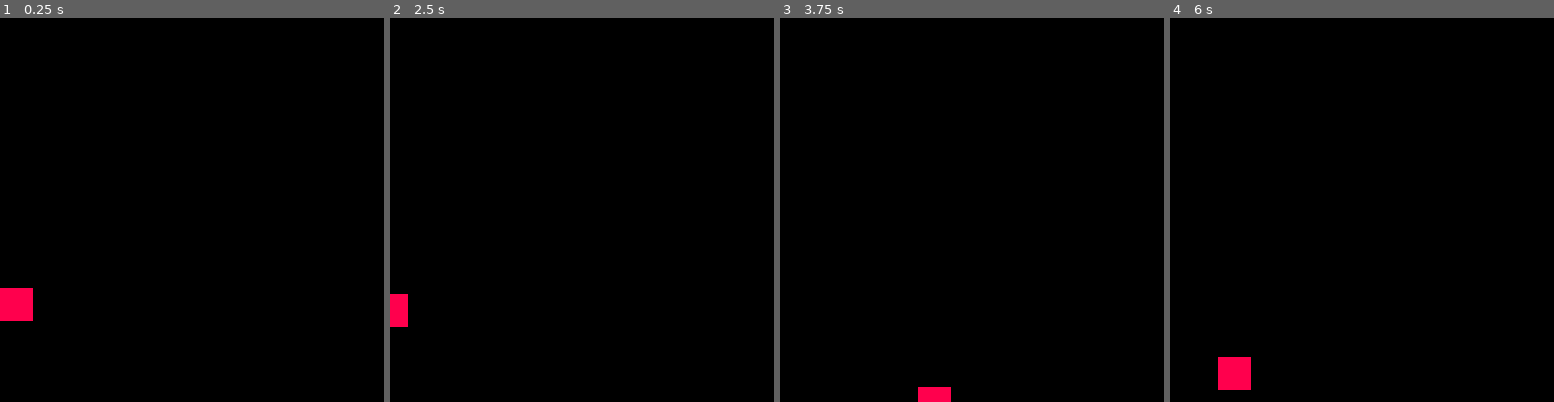
Above: before the commit, frames 1-4 (left to right).
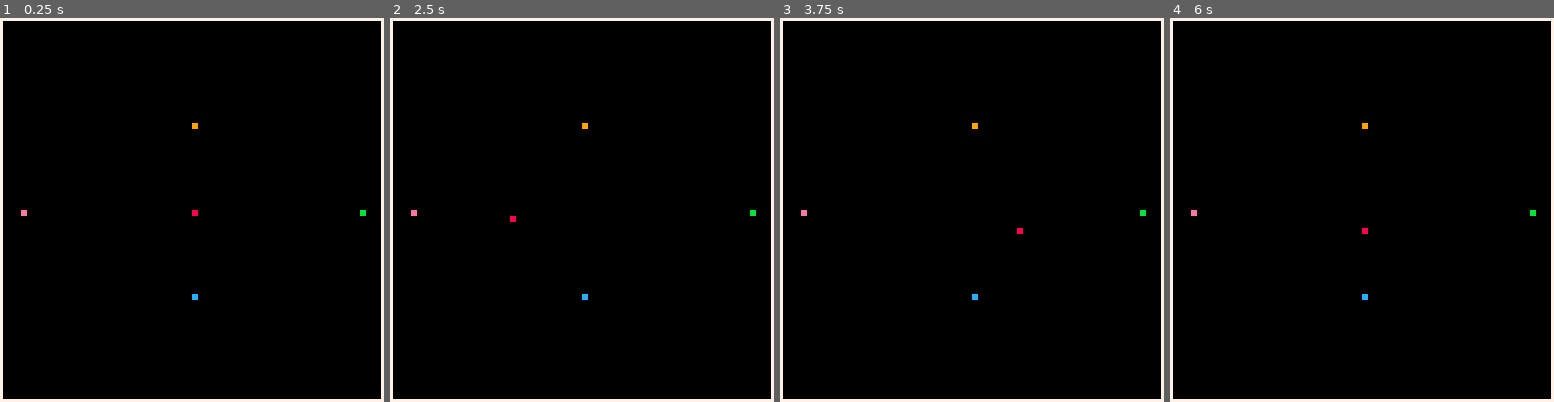
Above: after the commit, the same moments.

Repository: scottnm/collards.p8
Game: PICO-8 cartridge testisoxform/testisoxform.p8
Two runs of this game, one before a commit and one after it. Both use one fixed random seed, a clock stepped at 60 frames per second and the inputs below.
Inputs:
- Up to frame 1 (0.25 s): no input
- Up to frame 2 (2.5 s): tap O (Z key) at 0.33, 0.7, 1.43, 2.22 s; tap X (X key) at 1.07, 2.07, 2.4 s; hold Left 1.97-2.37 s; hold Down from 2.42 s (still down)
- Up to frame 3 (3.75 s): tap X (X key) every 0.33 s from 2.73 to 3.73 s; release Down at 2.82 s; hold Right 2.87-3.53 s; tap O (Z key) at 3.1 s; hold Up from 3.58 s (still down)
- Up to frame 4 (6 s): tap O (Z key) at 3.98, 4.87, 5.75 s; tap X (X key) every 0.33 s from 4.07 to 5.73 s; release Up at 4.08 s; hold Right 4.13-4.53 s; hold Down 4.58-5.08 s; hold Left 5.13-5.8 s; hold Up from 5.85 s (still down)

The runs differ from the first frame. In frame 1, 3.9% of the frame differs, in the area x 0-100%, y 0-100%; in frame 2, 3.6%; in frame 3, 3.5%; in frame 4, 4.0%.

Commit message:
I think I've done enough of the iso tests

Diff:
--- a/testisoxform/testisoxform.lua
+++ b/testisoxform/testisoxform.lua
@@ -1,20 +1,61 @@
+--
+--
+--
+--
+--
+--
 -- test cart for trying out iso xform
 SQRT_HALF = 0.70710678118 -- sqrt(0.5); hardcode to avoid doing an expensive squareroot every frame
+
+-- function draw_world_space_test(ofs)
+--     p1 =
+-- end
+function print_world_space_test()
+    local size = 11.3135
+    p1 = vec(0, 0)
+    p2 = vec(size, 0)
+    p3 = vec(size, size)
+    p4 = vec(0, size)
+
+    local width = world_to_iso(p2).x - world_to_iso(p4).x
+    local height = world_to_iso(p3).y - world_to_iso(p1).y
+
+    print("WIDTH: "..width)
+    print("HEIGHT: "..height)
+end
 
 function world_to_iso(wp)
     -- SRT / TRS
     local ip = vec_copy(wp)
-
-    -- translate to center
-    ip.x += 64
-    ip.y += 64
 
     -- rotate
     ip = vec(SQRT_HALF * (ip.x - ip.y), SQRT_HALF * (ip.x + ip.y))
 
     -- scale
     ip.x *= 2
+
+    -- translate to center
+    ip.x += 64
+    ip.y += 64
+
     return ip
+end
+
+function iso_to_world(ip)
+    -- SRT / TRS
+    local wp = vec_copy(ip)
+
+    -- translate from center
+    wp.x -= 64
+    wp.y -= 64
+
+    -- scale
+    wp.x /= 2
+
+    -- rotate
+    wp = vec(SQRT_HALF * (wp.x - wp.y), SQRT_HALF * (wp.x + wp.y))
+
+    return wp
 end
 
 function _init()
@@ -23,11 +64,30 @@
     }
 end
 
+function draw_point(p, c)
+    c = c or Colors.White
+    rectfill(p.x, p.y, p.x+1, p.y+1, c)
+end
+
 function _draw()
     cls(Colors.Black)
-    local draw_pos = world_to_iso(g_player.pos)
-    -- local draw_pos = vec(64,64)
-    rectfill(draw_pos.x, draw_pos.y, draw_pos.x+10, draw_pos.y+10, Colors.Red)
+    top_p =    world_to_iso(vec_scale(vec(-1, -1), 20))
+    right_p =  world_to_iso(vec_scale(vec( 1, -1), 20))
+    bottom_p = world_to_iso(vec_scale(vec( 1,  1), 20))
+    left_p =   world_to_iso(vec_scale(vec(-1,  1), 20))
+
+    line(0,0,127,0,Colors.White)
+    line(0,127,127,127,Colors.White)
+    line(0,0,0,127,Colors.White)
+    line(127,0,127,127,Colors.White)
+
+    draw_point(top_p, Colors.Orange)
+    draw_point(right_p, Colors.LightGreen)
+    draw_point(bottom_p, Colors.SkyBlue)
+    draw_point(left_p, Colors.Pink)
+
+    local player_screen_pos = world_to_iso(g_player.pos)
+    draw_point(player_screen_pos, Colors.Red)
 end
 
 function _update()
@@ -41,32 +101,32 @@
     local dy = 0
     if input.btn_left then
         if input.btn_up then
-            dx = -2 * sqrt_half
-            dy = -1 * sqrt_half
+            dx = -1
+            dy = 0
         elseif input.btn_down then
-            dx = -2 * sqrt_half
-            dy = sqrt_half
+            dx = 0
+            dy = 1
         else
-            dx = -2
-            dy = 0
+            dx = -1 * SQRT_HALF
+            dy = 1 * SQRT_HALF
         end
     elseif input.btn_right then
         if input.btn_up then
-            dx = 2 * sqrt_half
-            dy = -1 * sqrt_half
+            dx = 0
+            dy = -1
         elseif input.btn_down then
-            dx = 2 * sqrt_half
-            dy = sqrt_half
+            dx = 1
+            dy = 0
         else
-            dx = 2
-            dy = 0
+            dx = 1 * SQRT_HALF
+            dy = -1 * SQRT_HALF
         end
     elseif input.btn_up then
-        dx = 0
-        dy = -1
+        dx = -1 * SQRT_HALF
+        dy = -1 * SQRT_HALF
     elseif input.btn_down then
-        dx = 0
-        dy = 1
+        dx = 1 * SQRT_HALF
+        dy = 1 * SQRT_HALF
     else
         return
     end
@@ -90,11 +150,12 @@
 
     for move in all(move_candidates) do
         player.pos = vec_add(old_player_pos, move)
-        local oob = (
-            player.pos.x >= 64 or
-            player.pos.x < 0 or
-            player.pos.y >= 128 or
-            player.pos.y < 0)
+        local oob = false
+        -- local oob = (
+        --     player.pos.x >= 64 or
+        --     player.pos.x < -64 or
+        --     player.pos.y >= 64 or
+        --     player.pos.y < -64)
 
         if not oob then
             return
--- a/testisoxform/utils.lua
+++ b/testisoxform/utils.lua
@@ -78,6 +78,10 @@
     return sqr(a.x - b.x) + sqr(a.y - b.y)
 end
 
+function dist(a, b)
+    return sqrt(sqr_dist(a,b))
+end
+
 function save_cam_state()
     return { x = peek2(0x5f28), y = peek2(0x5f2a) }
 end
